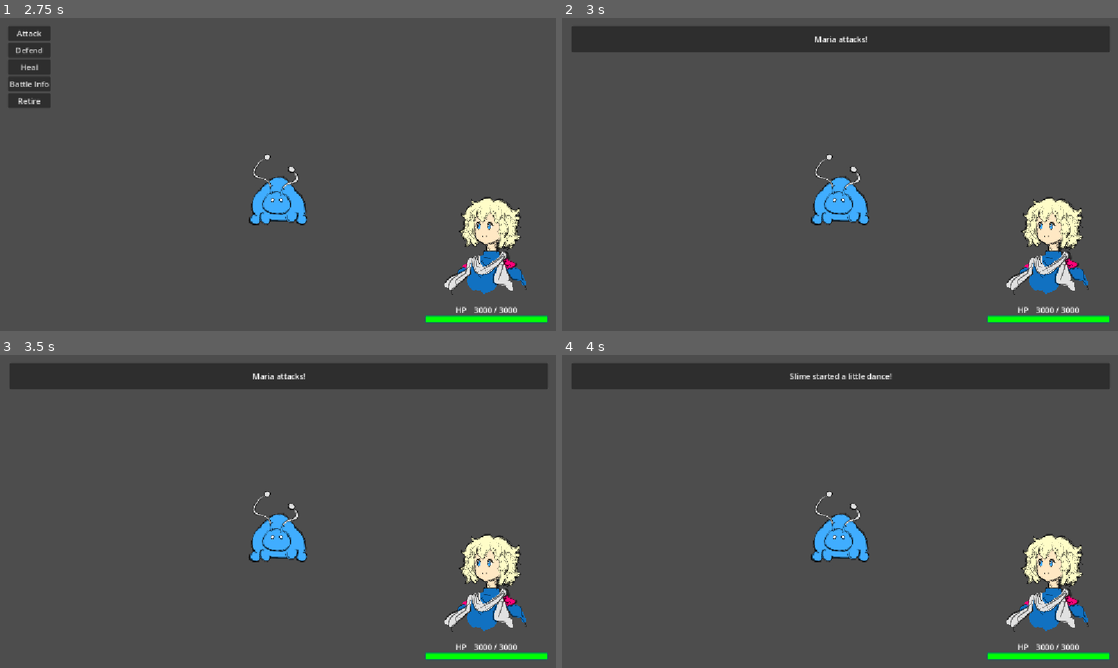
Above: before the commit, frames 1-4 (two rows, left to right).
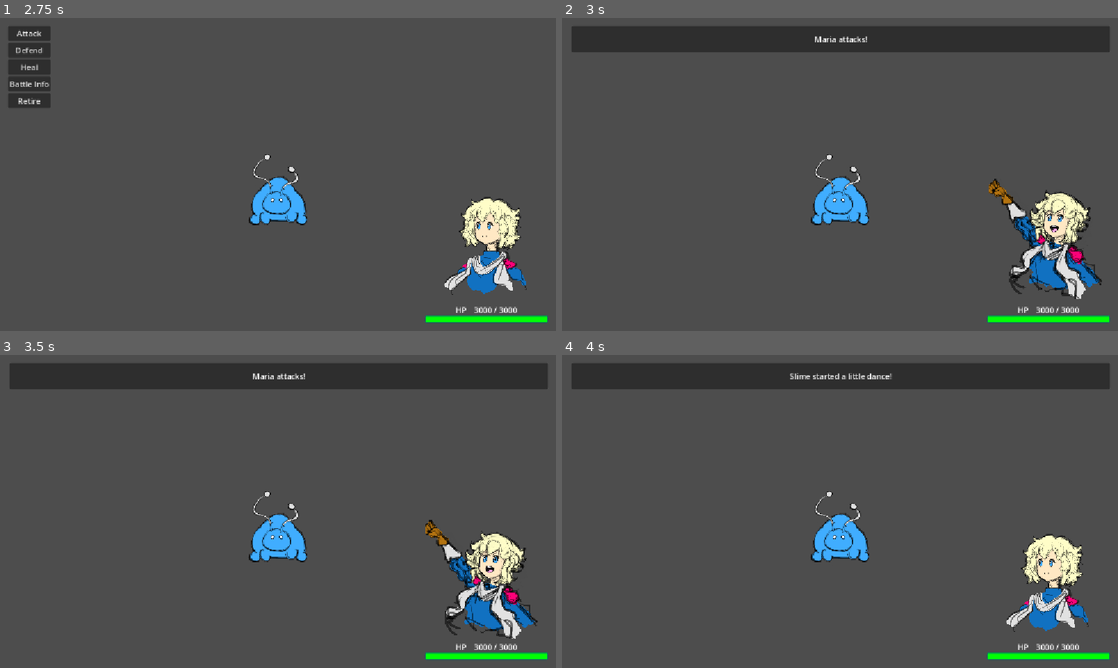
Above: after the commit, the same moments.

Repository: Adnyropast/pwkz-godot-4.7
Game: Godot game, scene res://scenes/title_screen.tscn
Same seed, same stepped clock (60 frames per second), same inputs: the game is played once before the commit and once after it. The engine's default icon, where the game draws it, is replaced by a stand-in: a white triangle on a blue panel in a dark square.
Inputs:
- Up to frame 1 (2.75 s): click "Start" at 0.5 s; click "Maria Game" at 1.25 s; tap Enter (ui_accept) at 2, 2.27 s
- Up to frame 2 (3 s): click "Attack" at 2.75 s
- Up to frame 3 (3.5 s): no input
- Up to frame 4 (4 s): tap Enter (ui_accept) at 3.5, 3.77 s

Frame 1 is identical in both runs. In frame 2, 3.2% of the frame differs, in the area x 76-98%, y 51-90%; in frame 3, 3.0%; in frame 4, nothing differs.

Commit message:
feat: add player portrait attack animation

Diff:
--- a/actions/PlayerAttack.gd
+++ b/actions/PlayerAttack.gd
@@ -6,6 +6,7 @@
 	step_attack(sender)
 
 func step_attack(sender: Sender) -> void:
+	Player.portrait_set_attacking()
 	var player_name = Player.get_player_name()
 	sender.send_timed(
 		player_name + " attacks!",
@@ -44,6 +45,7 @@
 	)
 
 func step_drain(sender: Sender, damage: int) -> void:
+	Player.portrait_stop_attacking()
 	if MagiciteDrainPlus.has_magicites() or Enemy.has_reflect_barrier:
 		var value: int = DamageCalcs.get_reprisal_drain_to_player(damage)
 		Player.subtract_hp(value)
--- a/data/Players.gd
+++ b/data/Players.gd
@@ -20,3 +20,10 @@
 	elif mode == Modes.LEONARDO:
 		return preload("res://images/player/c2-1.png")
 	return null
+
+static func get_player_texture_attacking(mode: Modes) -> Texture:
+	if mode == Modes.MARIA:
+		return preload("res://images/player/c1-2.png")
+	elif mode == Modes.LEONARDO:
+		return preload("res://images/player/c2-2.png")
+	return null
--- a/globals/Player.gd
+++ b/globals/Player.gd
@@ -7,6 +7,7 @@
 signal player_defeated
 signal hp_changed
 signal statuses_changed
+signal portrait_changed
 var hp: int
 var defending_turns: int
 var enduring_turns: int
@@ -17,12 +18,16 @@
 var defense_buff_turns: int
 var defense_buff_value: float
 var player_mode: Players.Modes
+var portrait_is_attacking: bool
 
 func get_player_name() -> String:
 	return Players.get_player_name(player_mode)
 
 func get_player_texture() -> Texture:
-	return Players.get_player_texture(player_mode)
+	if Player.portrait_is_attacking:
+		return Players.get_player_texture_attacking(player_mode)
+	else:
+		return Players.get_player_texture(player_mode)
 
 func set_hp(new_hp: int) -> void:
 	if new_hp > MAX_HP:
@@ -134,3 +139,11 @@
 	attack_buff_value = 0
 	defense_buff_turns = 0
 	defense_buff_value = 0
+
+func portrait_set_attacking() -> void:
+	portrait_is_attacking = true
+	portrait_changed.emit()
+
+func portrait_stop_attacking() -> void:
+	portrait_is_attacking = false
+	portrait_changed.emit()
--- a/scenes/player_hud.gd
+++ b/scenes/player_hud.gd
@@ -1,6 +1,7 @@
 extends Control
 
-@onready var player_texture: TextureRect = $MarginContainer/HBoxContainer/VBoxContainer/HBoxContainer/PlayerTexture
+@onready var player_texture: TextureRect = $MarginContainer/HBoxContainer/VBoxContainer/HBoxContainer/PlayerShakeNode/PlayerTexture
+@onready var player_texture_animation_player: AnimationPlayer = $MarginContainer/HBoxContainer/VBoxContainer/HBoxContainer/PlayerShakeNode/PlayerTextureAnimationPlayer
 @onready var hp_bar: ProgressBar = $MarginContainer/HBoxContainer/VBoxContainer/VBoxContainer/HPBar
 @onready var hp_label: Label = $MarginContainer/HBoxContainer/VBoxContainer/VBoxContainer/HBoxContainer/HBoxContainer/HPLabel
 @onready var max_hp_label: Label = $MarginContainer/HBoxContainer/VBoxContainer/VBoxContainer/HBoxContainer/HBoxContainer/MaxHPLabel
@@ -15,9 +16,16 @@
 	Player.player_defeated.connect(on_player_defeated)
 	Player.hp_changed.connect(on_player_hp_changed)
 	Player.statuses_changed.connect(on_player_statuses_changed)
+	Player.portrait_changed.connect(on_player_portrait_changed)
 
 func on_player_defeated() -> void:
 	player_texture.hide()
+
+func on_player_portrait_changed() -> void:
+	player_texture.texture = Player.get_player_texture()
+
+	if Player.portrait_is_attacking:
+		player_texture_animation_player.play("player_attack")
 
 func on_player_hp_changed() -> void:
 	hp_label.text = str(Player.hp)
--- a/scenes/player_hud.tscn
+++ b/scenes/player_hud.tscn
@@ -2,6 +2,66 @@
 
 [ext_resource type="Script" uid="uid://dn3d3mqba04wm" path="res://scenes/player_hud.gd" id="1_iraov"]
 [ext_resource type="Texture2D" uid="uid://dh4ttleyycexo" path="res://icon.svg" id="1_mlvnn"]
+
+[sub_resource type="Animation" id="Animation_iraov"]
+length = 0.001
+tracks/0/type = "value"
+tracks/0/imported = false
+tracks/0/enabled = true
+tracks/0/path = NodePath(".:offset_transform_position:y")
+tracks/0/interp = 1
+tracks/0/loop_wrap = true
+tracks/0/keys = {
+"times": PackedFloat32Array(0),
+"transitions": PackedFloat32Array(1),
+"update": 1,
+"values": [0.0]
+}
+tracks/1/type = "value"
+tracks/1/imported = false
+tracks/1/enabled = true
+tracks/1/path = NodePath(".:offset_transform_position:x")
+tracks/1/interp = 1
+tracks/1/loop_wrap = true
+tracks/1/keys = {
+"times": PackedFloat32Array(0),
+"transitions": PackedFloat32Array(1),
+"update": 1,
+"values": [0.0]
+}
+
+[sub_resource type="Animation" id="Animation_er5qu"]
+resource_name = "player_attack"
+tracks/0/type = "value"
+tracks/0/imported = false
+tracks/0/enabled = true
+tracks/0/path = NodePath(".:offset_transform_position:y")
+tracks/0/interp = 1
+tracks/0/loop_wrap = true
+tracks/0/keys = {
+"times": PackedFloat32Array(0, 0.1, 0.2, 0.3, 0.4),
+"transitions": PackedFloat32Array(1, 1, 1, 1, 1),
+"update": 0,
+"values": [0.0, 8.0, -16.0, 8.0, 0.0]
+}
+tracks/1/type = "value"
+tracks/1/imported = false
+tracks/1/enabled = true
+tracks/1/path = NodePath(".:offset_transform_position:x")
+tracks/1/interp = 1
+tracks/1/loop_wrap = true
+tracks/1/keys = {
+"times": PackedFloat32Array(0, 0.05, 0.1, 0.15, 0.2),
+"transitions": PackedFloat32Array(1, 1, 1, 1, 1),
+"update": 0,
+"values": [0.0, -8.0, 0.0, 8.0, 0.0]
+}
+
+[sub_resource type="AnimationLibrary" id="AnimationLibrary_or0tx"]
+_data = {
+&"RESET": SubResource("Animation_iraov"),
+&"player_attack": SubResource("Animation_er5qu")
+}
 
 [sub_resource type="StyleBoxFlat" id="StyleBoxFlat_iraov"]
 bg_color = Color(0.003921569, 1, 0.023529412, 1)
@@ -41,12 +101,19 @@
 layout_mode = 2
 alignment = 2
 
-[node name="PlayerTexture" type="TextureRect" parent="MarginContainer/HBoxContainer/VBoxContainer/HBoxContainer" unique_id=1430687536]
+[node name="PlayerShakeNode" type="MarginContainer" parent="MarginContainer/HBoxContainer/VBoxContainer/HBoxContainer" unique_id=1694613599]
+layout_mode = 2
+offset_transform_enabled = true
+
+[node name="PlayerTexture" type="TextureRect" parent="MarginContainer/HBoxContainer/VBoxContainer/HBoxContainer/PlayerShakeNode" unique_id=1430687536]
 custom_minimum_size = Vector2(256, 256)
 custom_maximum_size = Vector2(256, -1)
 layout_mode = 2
 texture = ExtResource("1_mlvnn")
 expand_mode = 1
+
+[node name="PlayerTextureAnimationPlayer" type="AnimationPlayer" parent="MarginContainer/HBoxContainer/VBoxContainer/HBoxContainer/PlayerShakeNode" unique_id=50866952]
+libraries/ = SubResource("AnimationLibrary_or0tx")
 
 [node name="VBoxContainer" type="VBoxContainer" parent="MarginContainer/HBoxContainer/VBoxContainer" unique_id=2145855890]
 layout_mode = 2
Binary file added: images/player/c1-2.png
Not shown, added: images/player/c1-2.png.import
Binary file added: images/player/c2-2.png
Not shown, added: images/player/c2-2.png.import
